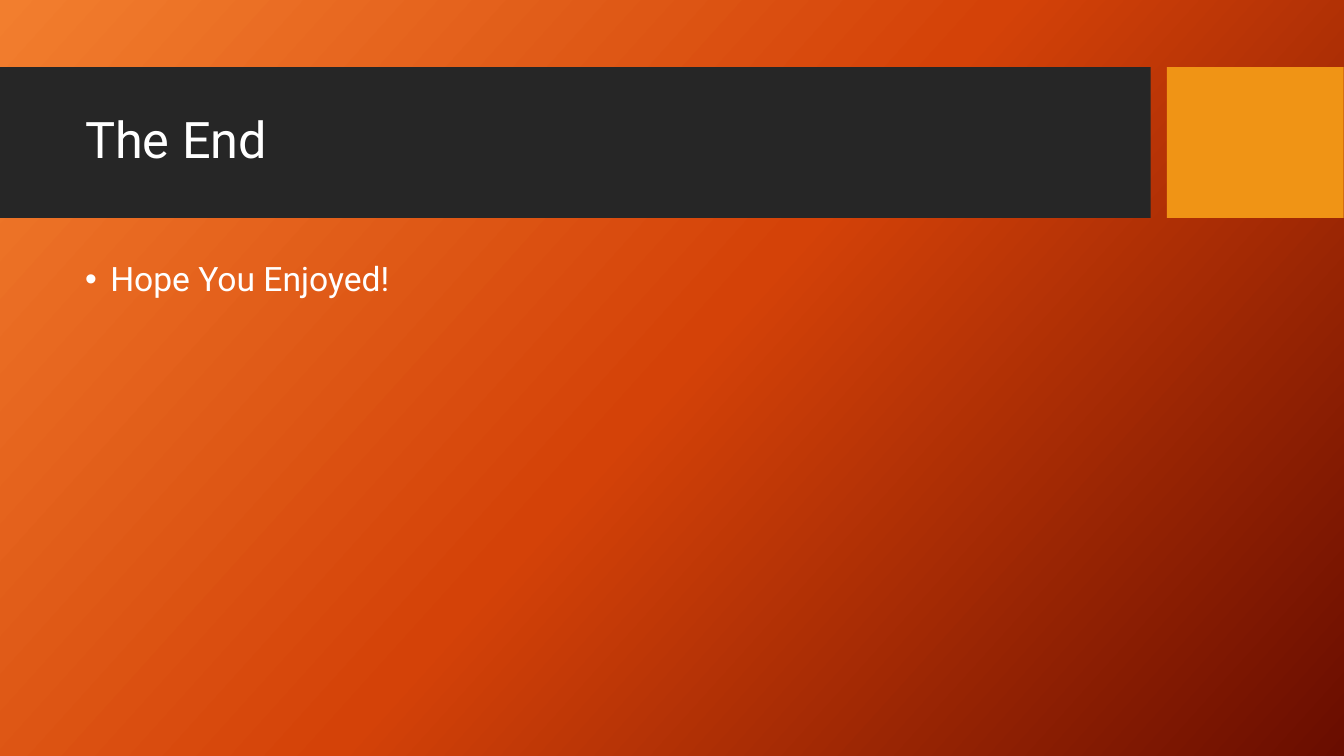
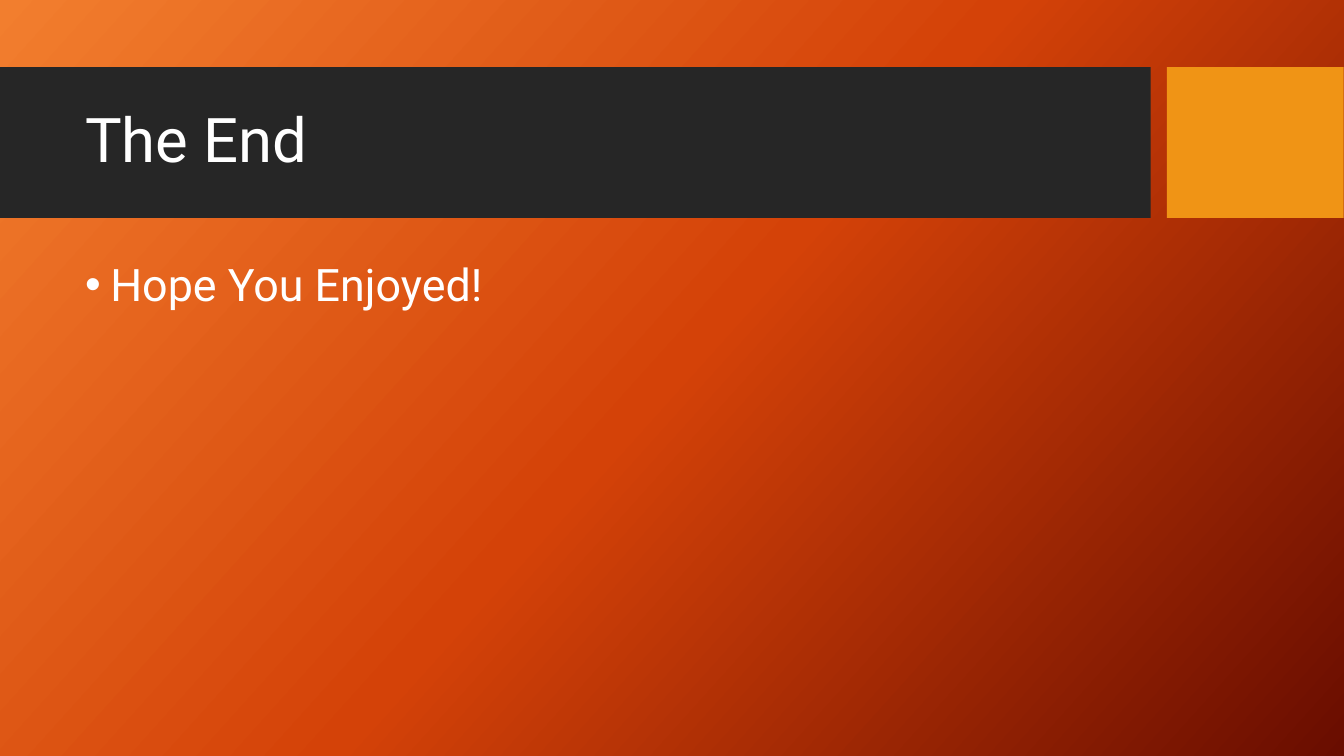
Before and after one commit to Echtniet/group-project, a slide deck: slide 13 of Vue.pptx (slide 9 before the commit). Drawn at 1344x756 pixels with LibreOffice and Linux fonts; fonts in the diff are those of the drawing; background and template pictures are left out. Boxes give left, top, right and bottom in pixels: in the first picture for what was removed or moved away, otherwise in the second. Text is boxed around its words. In the diff, an @@ line names an element or a change of style, - is before the commit and + after.

```diff
--- a/Vue.pptx
+++ b/Vue.pptx
@@ title "The End" at [85, 116, 308, 163]: size 36 to 44 pt @@
@@ text "Hope You Enjoyed!" at [110, 267, 483, 311]: size 24 to 32 pt @@
```
Also in this commit, not shown: 7 other slides changed, 4 slides added.
